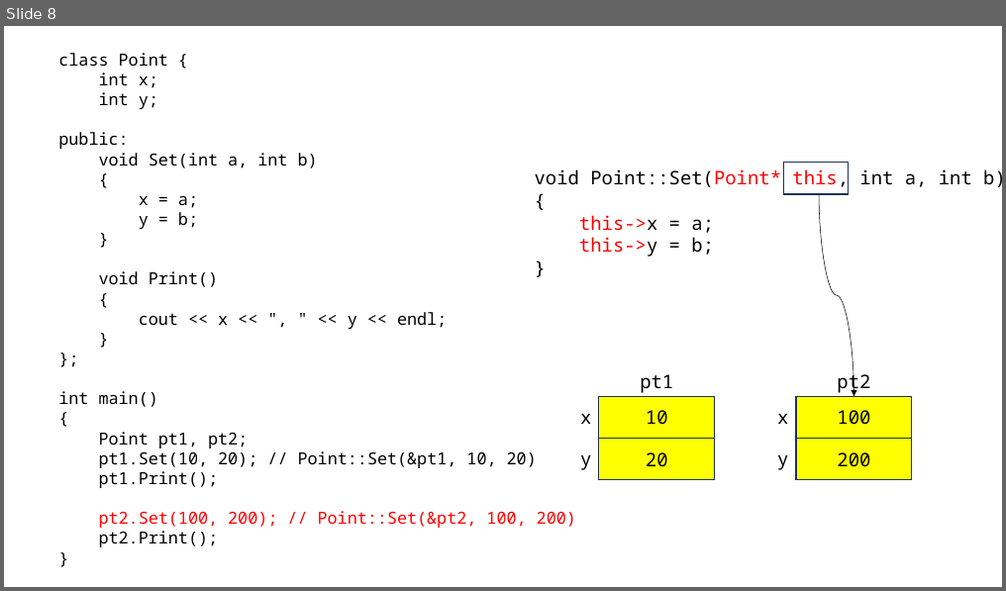
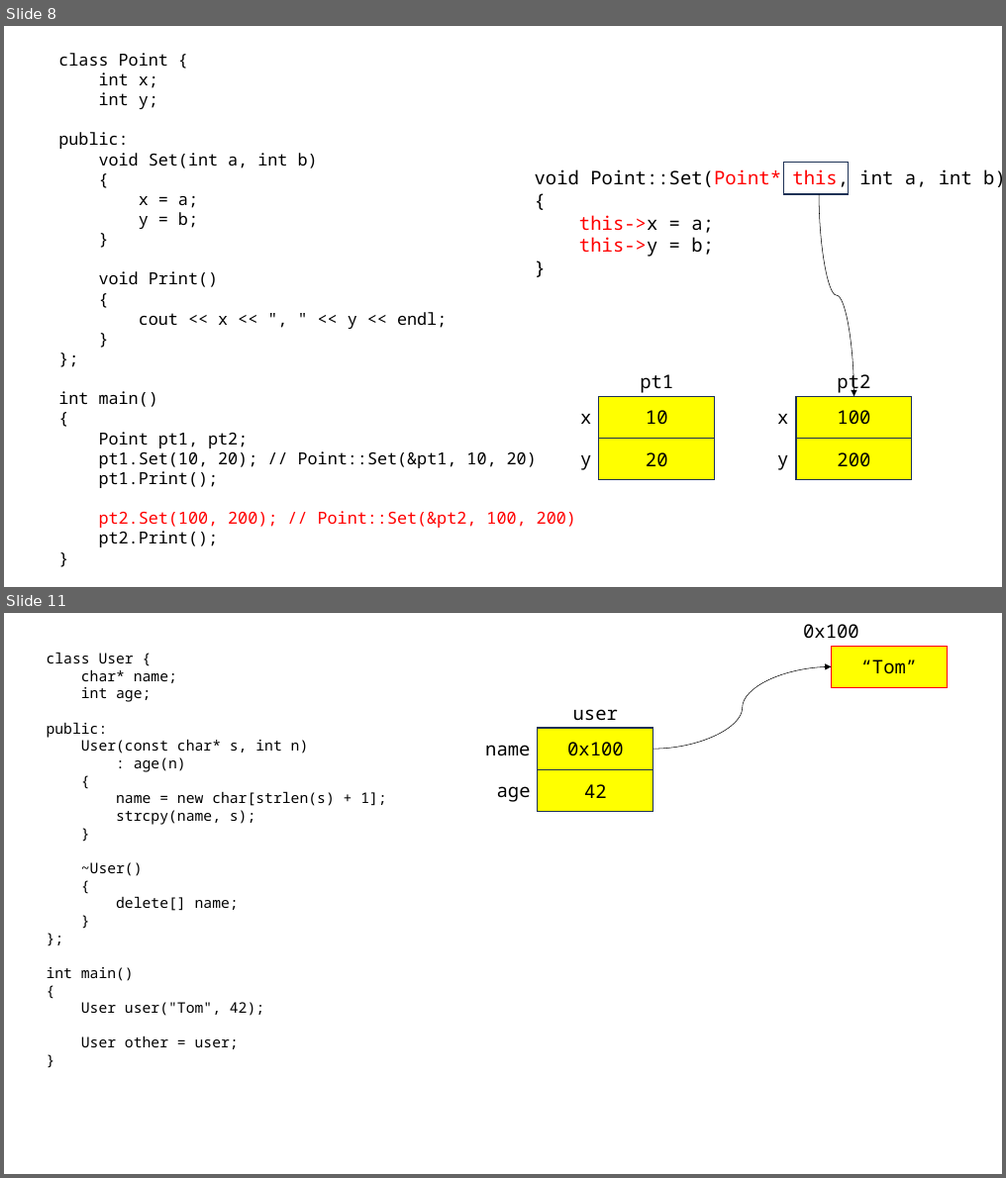
Before and after one commit to loopinf/cpp_230619, a slide deck: 230619.pptx. Shown one above the other, each under a label of ours: slide 8 before the commit, slides 8 and 11 after it; the slides between them are not shown. The pictures are 1006x591 and 1006x1178 pixels, drawn with LibreOffice and Linux fonts; fonts in the diff are those of the drawing. Boxes give left, top, right and bottom in pixels: in the first picture for what was removed or moved away, otherwise in the second. Text is boxed around its words. In the diff, an @@ line names an element or a change of style, - is before the commit and + after.

```diff
--- a/230619.pptx
+++ b/230619.pptx
@@ slide 11 added at (4, 613, 1002, 1174), background #FFFFFF @@
@@ text added at (803, 624, 859, 638), 18 pt, text #000000 @@
+0x100
@@ text added at (47, 652, 386, 1050), 14 pt, text #000000 @@
+class User {
+char* name;
+int age;
+public:
+User(const char* s, int n)
+: age(n)
+{
+name = new char[strlen(s) + 1];
+strcpy(name, s);
+}
+~User()
+{
+delete[] name;
+}
+};
+int main()
+{
+User user("Tom", 42);
+User other = user;
+}
@@ curved arrow added from (653, 749) to (832, 666), #000000 0.5 pt @@
@@ rectangle added at (832, 646, 947, 688), fill #FFFF00, outline #FF0000 1 pt, 18 pt, text #000000 @@
+“Tom”
@@ rectangle added at (538, 728, 653, 769), fill #FFFF00, outline #1E3256 1 pt, 18 pt, text #000000 @@
+0x100
@@ text added at (573, 709, 618, 721), 18 pt, text #000000 @@
+user
@@ text added at (485, 745, 530, 757), 18 pt, text #000000 @@
+name
@@ text added at (497, 786, 531, 802), 18 pt, text #000000 @@
+age
@@ rectangle added at (538, 769, 653, 811), fill #FFFF00, outline #1E3256 1 pt, 18 pt, text #000000 @@
+42
```
Also in this commit, not shown: 4 other slides added, 2 other files.
